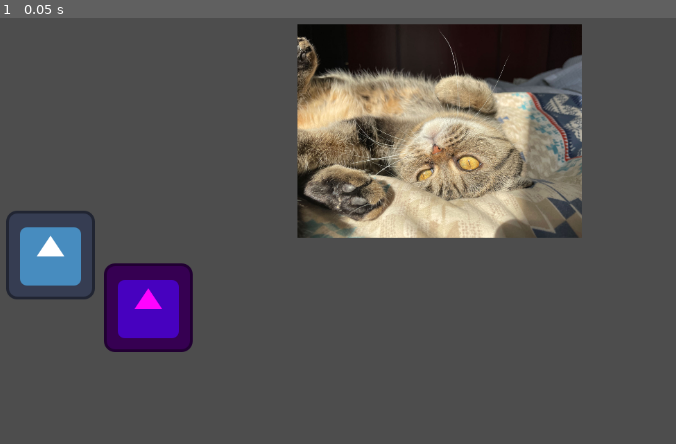
Above: before the commit, frame 1.
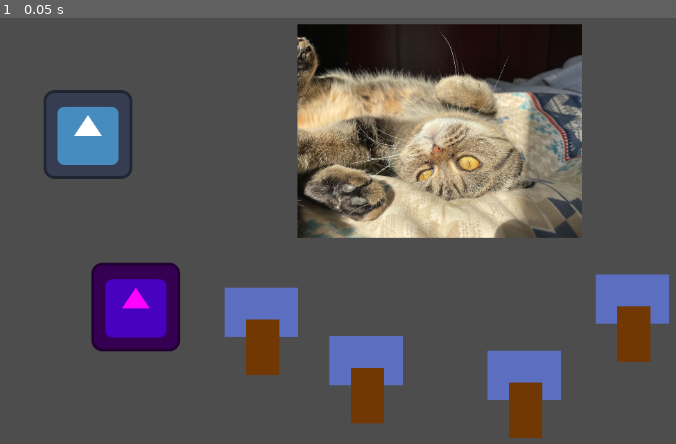
Above: after the commit, the same moment.

Repository: Lindsay-Lin/Lindsay-sva-gamedesign-demo
Game: Godot game, scene res://main.tscn
Same seed, same stepped clock (60 frames per second), same inputs: the game is played once before the commit and once after it. The engine's default icon, where the game draws it, is replaced by a stand-in: a white triangle on a blue panel in a dark square.
Inputs:
- Up to frame 1 (0.05 s): no input

The runs differ from the first frame. In frame 1, 12% of the frame differs, in the area x 0-99%, y 16-99%.

Commit message:
Edited Lab

Diff:
--- a/lab-1/main.tscn
+++ b/lab-1/main.tscn
@@ -2,6 +2,7 @@
 
 [ext_resource type="Texture2D" uid="uid://ciswbkj1qwtp1" path="res://pic/fa3f87adc91ee07b8493368639914e71.JPG" id="1_0xm2m"]
 [ext_resource type="Texture2D" uid="uid://b3wkfydsp2uft" path="res://icon.svg" id="2_h2yge"]
+[ext_resource type="PackedScene" uid="uid://4ecgbqfdno42" path="res://tree.tscn" id="3_h2yge"]
 
 [node name="Node2D" type="Node2D" unique_id=1042346512]
 position = Vector2(-121, -135)
@@ -13,9 +14,37 @@
 
 [node name="Icon" type="Sprite2D" parent="." unique_id=321748161]
 modulate = Color(1, 0.011764706, 1, 1)
-position = Vector2(381, 569)
+position = Vector2(363, 568)
 texture = ExtResource("2_h2yge")
 
 [node name="Icon2" type="Sprite2D" parent="." unique_id=1381345406]
-position = Vector2(240, 493)
+position = Vector2(294, 319)
 texture = ExtResource("2_h2yge")
+
+[node name="ColorRect" parent="." unique_id=1748094633 instance=ExtResource("3_h2yge")]
+offset_left = 642.0
+offset_top = 610.0
+offset_right = 748.5
+offset_bottom = 681.0
+color = Color(0.36096263, 0.43243927, 0.7530977, 1)
+
+[node name="ColorRect2" parent="." unique_id=927491261 instance=ExtResource("3_h2yge")]
+offset_left = 870.0
+offset_top = 631.0
+offset_right = 976.5
+offset_bottom = 702.0
+color = Color(0.36096263, 0.43243927, 0.7530977, 1)
+
+[node name="ColorRect3" parent="." unique_id=1342073777 instance=ExtResource("3_h2yge")]
+offset_left = 491.0
+offset_top = 540.0
+offset_right = 597.5
+offset_bottom = 611.0
+color = Color(0.36096263, 0.43243927, 0.7530977, 1)
+
+[node name="ColorRect4" parent="." unique_id=1784977946 instance=ExtResource("3_h2yge")]
+offset_left = 1026.0
+offset_top = 521.0
+offset_right = 1132.5
+offset_bottom = 592.0
+color = Color(0.36096263, 0.43243927, 0.7530977, 1)
--- /dev/null
+++ b/lab-1/tree.tscn
@@ -0,0 +1,16 @@
+[gd_scene format=3 uid="uid://4ecgbqfdno42"]
+
+[node name="TREE" type="ColorRect" unique_id=1748094633]
+offset_left = -15.0
+offset_top = -9.0
+offset_right = 91.5
+offset_bottom = 62.0
+color = Color(0, 0.56078434, 0, 1)
+
+[node name="BRANCH" type="ColorRect" parent="." unique_id=74926919]
+layout_mode = 0
+offset_left = 31.0
+offset_top = 46.0
+offset_right = 79.0
+offset_bottom = 126.0
+color = Color(0.44221658, 0.2214782, 0.014647776, 1)
